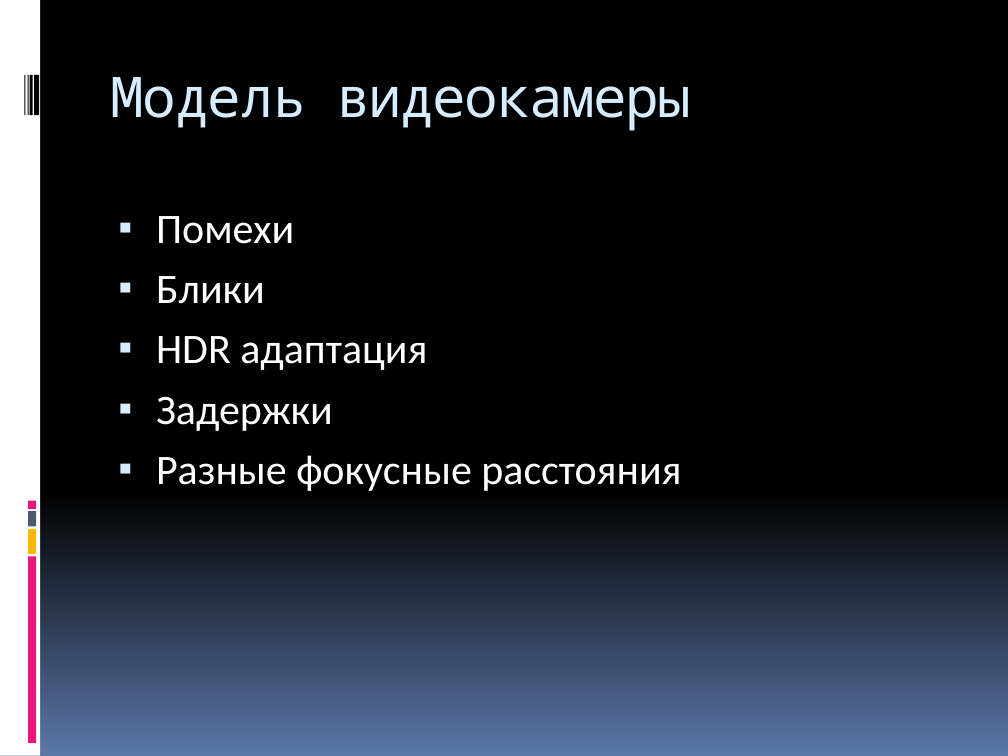
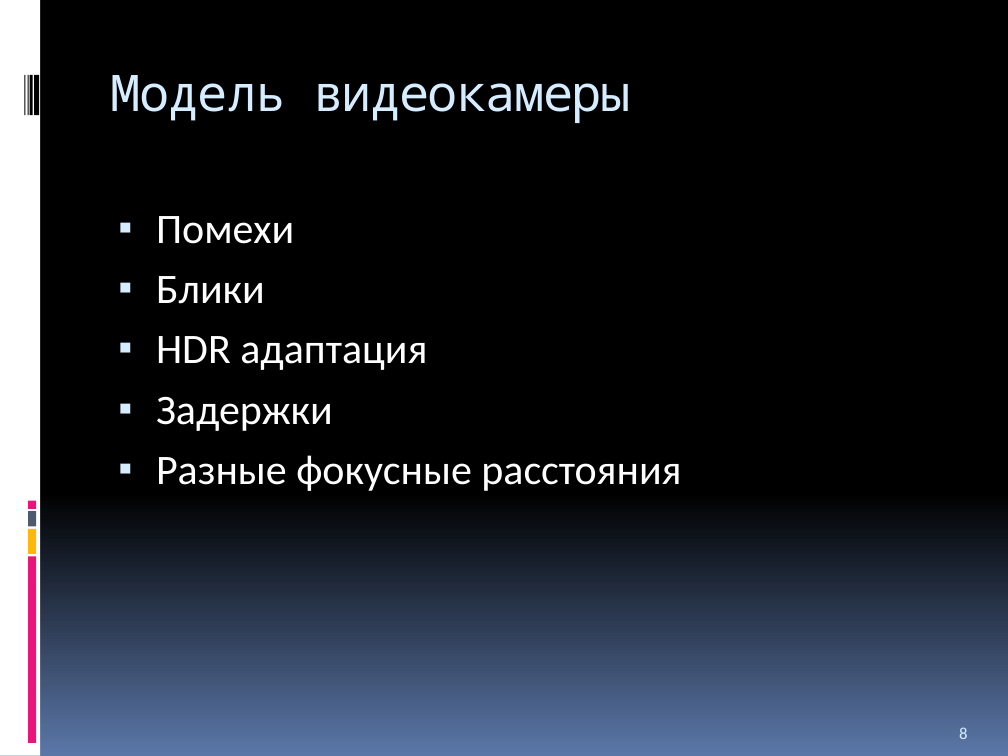
Before and after one commit to yaceq/quadro-xds, a slide deck: slide 8 of Docs/Medias2012.pptx (slide 17 before the commit). Drawn at 1008x756 pixels with LibreOffice and Linux fonts; fonts in the diff are those of the drawing. Boxes give left, top, right and bottom in pixels: in the first picture for what was removed or moved away, otherwise in the second. Text is boxed around its words. In the diff, an @@ line names an element or a change of style, - is before the commit and + after.

```diff
--- a/Docs/Medias2012.pptx
+++ b/Docs/Medias2012.pptx
@@ title "Модель видеокамеры" at bbox=[111, 75, 632, 123]: size 40 to 36 pt @@
@@ page number added at bbox=[959, 727, 967, 739], 12 pt, text #D6ECFF @@
+8
```
Also in this commit, not shown: 11 other slides changed, 3 slides added, 10 slides removed, 8 other files.
